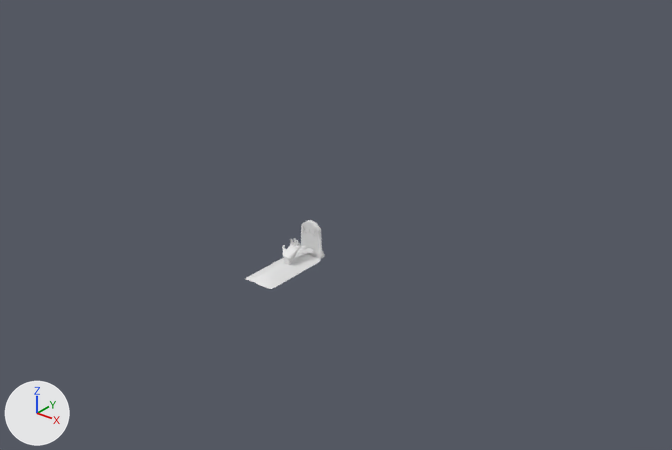
Before and after pictures for a commit that changed the Blender file MegaCourse/007AdvMeshEditing/008_FinalizingDetails.blend.
Rendered twice from a 50 mm lens placed at (48.3, -57.0, 39.1), pointed at (2.8, -0.1, 3.8). The lights are fixed; the arrows at lower left show +X, +Y and +Z. The older version comes first.

Before the edit, the objects in view are built like this:
```python
me_cube = bpy.data.meshes.new('Cube')
me_cube.from_pydata(...)  # 262 vertices, 260 faces; spans x -3.5..1.82, y -1.65..4.46, z -1.82..5.98
me_cube.polygons.foreach_set('use_smooth', [True] * 260)
me_cube_001 = bpy.data.meshes.new('Cube.001')
me_cube_001.from_pydata(...)  # 2670 vertices, 1449 faces; spans x -1.26..1.26, y -0.34..0.34, z -1.78..1.51
me_plane = bpy.data.meshes.new('Plane')
me_plane.from_pydata(...)  # 91 vertices, 72 faces; spans x -1.11..1.11, y -1.01..1.02, z 0.18..0.6
me_plane.polygons.foreach_set('use_smooth', [True] * 72)
ob_cube = bpy.data.objects.new('Cube', me_cube_001)
ob_cube.location = (-0.05, 0.0, 1.79)
ob_cube_001 = bpy.data.objects.new('Cube.001', me_cube)
ob_cube_001.location = (0.0, -3.21, 0.68)
ob_cube_001.scale = (0.293, 0.293, 0.293)
_m = ob_cube_001.modifiers.new('Subdivision', 'SUBSURF')
ob_plane = bpy.data.objects.new('Plane', me_plane)
ob_plane.location = (-0.05, -3.76, -0.18)
ob_plane.scale = (1.41, 3.41, 1.08)
_m = ob_plane.modifiers.new('Subdivision', 'SUBSURF')
```
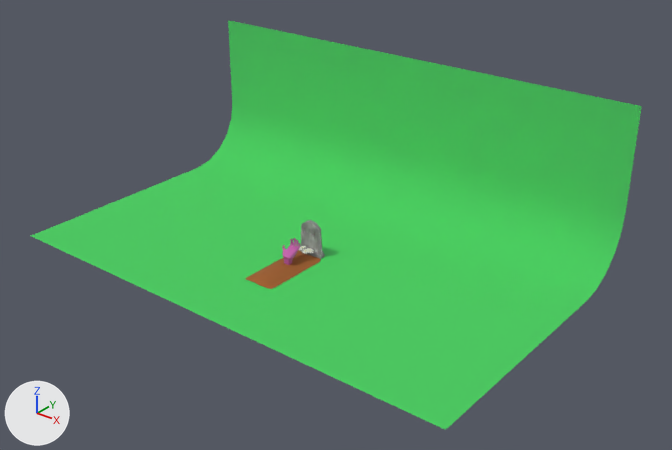
What differs and where, as boxes [x1, y1, x2, y2] in the pictures (672 x 450 px):
'Plane.001', added: after [32, 20, 642, 430]
'Plane', recoloured (white to brown): [245, 250, 321, 289] in both
'Cube', recoloured (white to grey): [299, 220, 325, 259] in both
'Cube.001', recoloured (white to pink): [282, 238, 301, 265] in both

The change, as a diff of the scene's bpy script:
```diff
--- a/MegaCourse/007AdvMeshEditing/008_FinalizingDetails.blend.py
+++ b/MegaCourse/007AdvMeshEditing/008_FinalizingDetails.blend.py
@@ mat_material_001 @@
+mat_material_001 = principled_material('Material.001')
+mat_material_001.base_color = (0.533, 0.102, 0.388)  # pink #c15aa7
@@ mat_material @@
+mat_material = principled_material('Material')
+mat_material.base_color = (0.337, 0.106, 0.0229)  # brown #9d5c2a
+mat_material.roughness = 1.0
@@ mat_material_003 @@
+mat_material_003 = bpy.data.materials.new('Material.003')
+# nodes: BsdfPrincipled, OutputMaterial, TexVoronoi, ValToRGB
+# colours: grey #898989, grey #bcbcbc, white #ffffff
@@ mat_material_004 @@
+mat_material_004 = principled_material('Material.004')
+mat_material_004.base_color = (0.0562, 0.8, 0.112)  # green #43e75e
+mat_material_004.roughness = 1.0
+mat_material_004.alpha = 0.719
@@ me_cube_001 @@
 me_cube_001.from_pydata(...)  # 2670 vertices, 1449 faces; spans x -1.26..1.26, y -0.34..0.34, z -1.78..1.51
+me_cube_001.materials.append(mat_material_003)
@@ me_plane @@
 me_plane.from_pydata(...)  # 91 vertices, 72 faces; spans x -1.11..1.11, y -1.01..1.02, z 0.18..0.6
+me_plane.materials.append(mat_material)  # brown #9d5c2a
@@ me_cube @@
 me_cube.from_pydata(...)  # 262 vertices, 260 faces; spans x -3.5..1.82, y -1.65..4.46, z -1.82..5.98
+me_cube.materials.append(mat_material_001)  # pink #c15aa7
@@ me_plane_001 @@
+me_plane_001.from_pydata([(-1.0, -1.0, 0.0), (1.0, -1.0, 0.0), (-1.0, 1.0, 1.11), (1.0, 1.0, 1.11), (-1.0, 0.56, 0.0), (-1.0, 1.0, 0.44), (-1.0, 0.7, 0.02), (-1.0, 0.82, 0.08), (-1.0, 0.92, 0.18), (-1.0, 0.98, 0.3), (1.0, 1.0, 0.44), (1.0, 0.56, 0.0), (1.0, 0.98, 0.3), (1.0, 0.92, 0.18), (1.0, 0.82, 0.08), (1.0, 0.7, 0.02)], [], [(10, 5, 9, 12), (12, 9, 8, 13), (13, 8, 7, 14), (14, 7, 6, 15), (15, 6, 4, 11), (0, 1, 11, 4), (5, 10, 3, 2)])
+me_plane_001.polygons.foreach_set('use_smooth', [True] * 7)
+me_plane_001.materials.append(mat_material_004)  # green #43e75e
@@ ob_plane_001 @@
+ob_plane_001 = bpy.data.objects.new('Plane.001', me_plane_001)
+ob_plane_001.location = (0.0, 0.0, 0.0)
+ob_plane_001.scale = (23.0, 13.7, 13.7)
```
